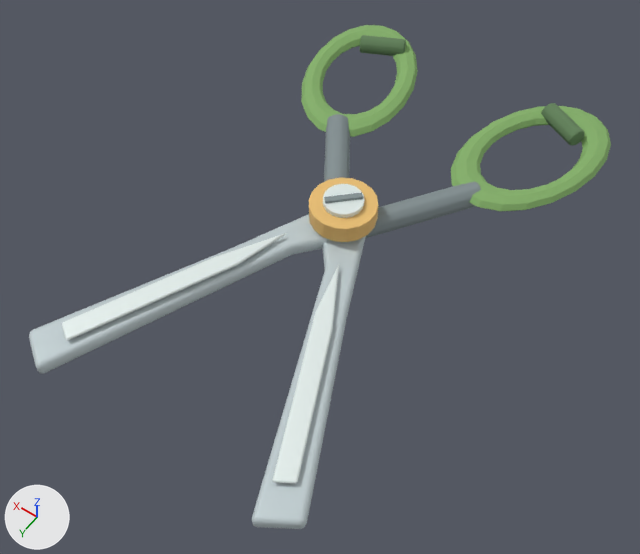
What one commit did to the Blender file assets/game-assets/GardenScissors.blend.
The view is the same before and after, from a camera (50 mm lens) standing at (-0.751, 1.157, 1.582) and looking at (-0.022, 0.137, -0.021). The lights are fixed; the arrows at lower left show +X, +Y and +Z. The older version comes first.

The first picture shows 'GardenScissors_Blade_Edge_L', 'GardenScissors_Blade_Edge_R', 'GardenScissors_Blade_L', 'GardenScissors_Blade_R', 'GardenScissors_Grip_L', 'GardenScissors_Grip_R', 'GardenScissors_Handle_L', 'GardenScissors_Handle_R', 'GardenScissors_Pivot', 'GardenScissors_Pivot_Cap', 'GardenScissors_Tang_L', 'GardenScissors_Tang_R' and 1 more.
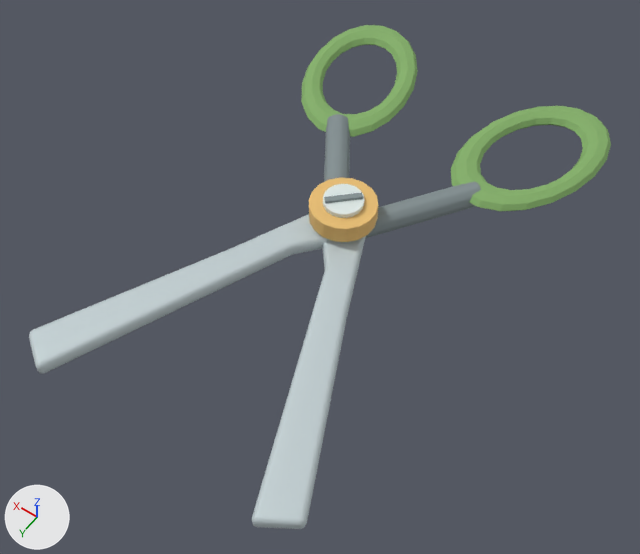
Patch to the scene script:
```diff
--- a/assets/game-assets/GardenScissors.blend.py
+++ b/assets/game-assets/GardenScissors.blend.py
@@ ob_gardenscissors_blade_edge_l @@
-ob_gardenscissors_blade_edge_l = bpy.data.objects.new('GardenScissors_Blade_Edge_L', me_gardenscissors_blade_edge_l_mesh)
-ob_gardenscissors_blade_edge_l.location = (0.0, 0.014, -0.035)
@@ ob_gardenscissors_blade_edge_r @@
-ob_gardenscissors_blade_edge_r = bpy.data.objects.new('GardenScissors_Blade_Edge_R', me_gardenscissors_blade_edge_r_mesh)
-ob_gardenscissors_blade_edge_r.location = (0.0, 0.014, -0.035)
@@ ob_gardenscissors_grip_l @@
-ob_gardenscissors_grip_l = bpy.data.objects.new('GardenScissors_Grip_L', me_gardenscissors_grip_l_mesh)
-ob_gardenscissors_grip_l.location = (-0.27, -0.568, 0.055)
-ob_gardenscissors_grip_l.rotation_euler = (1.571, 0.0, 1.107)  # degrees (90, 0, 63)
@@ ob_gardenscissors_grip_r @@
-ob_gardenscissors_grip_r = bpy.data.objects.new('GardenScissors_Grip_R', me_gardenscissors_grip_r_mesh)
-ob_gardenscissors_grip_r.location = (0.27, -0.568, 0.055)
-ob_gardenscissors_grip_r.rotation_euler = (1.571, 0.0, -1.107)  # degrees (90, 0, -63)
```

Changed parts and their boxes (x1, y1, x2, y2) in the pictures (640 x 554 px):
'GardenScissors_Blade_Edge_L', deleted: before (272, 265, 339, 483)
'GardenScissors_Blade_Edge_R', deleted: before (62, 233, 287, 340)
'GardenScissors_Grip_L', deleted (green): before (541, 103, 584, 146)
'GardenScissors_Grip_R', deleted (green): before (360, 35, 406, 56)
